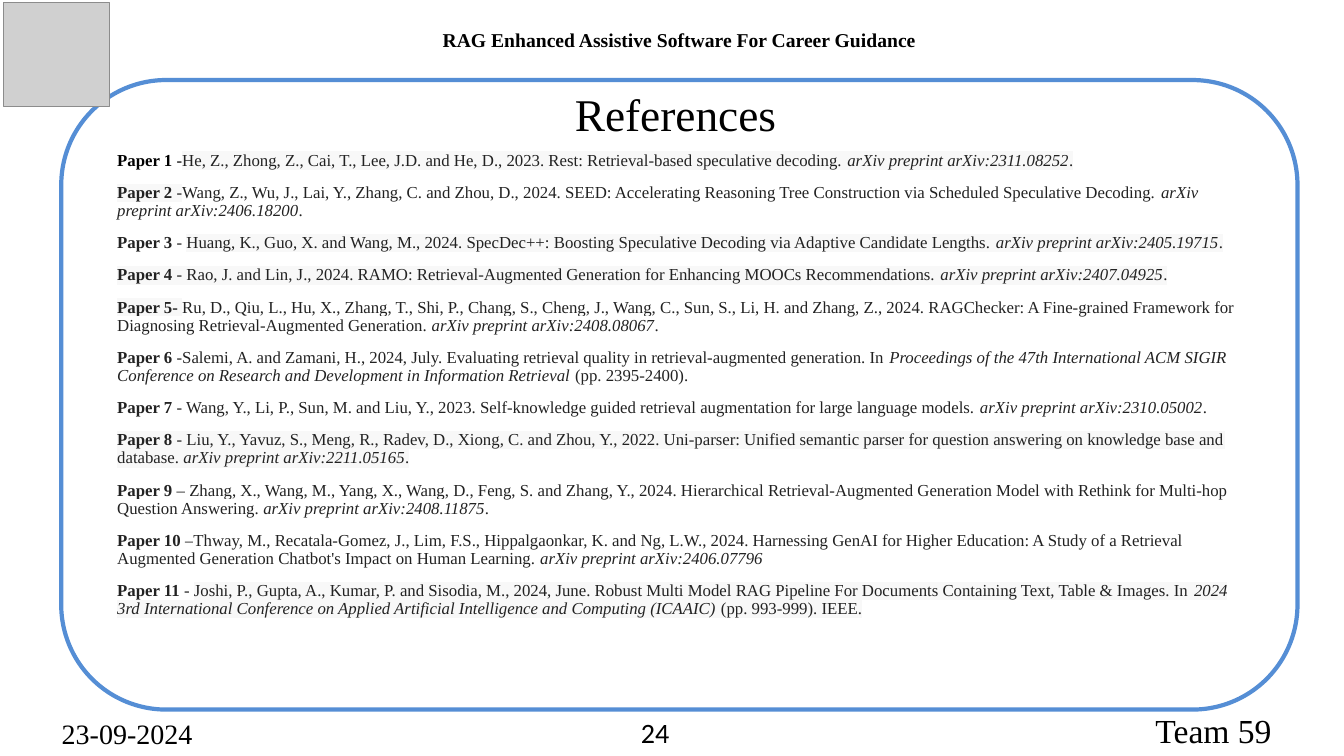
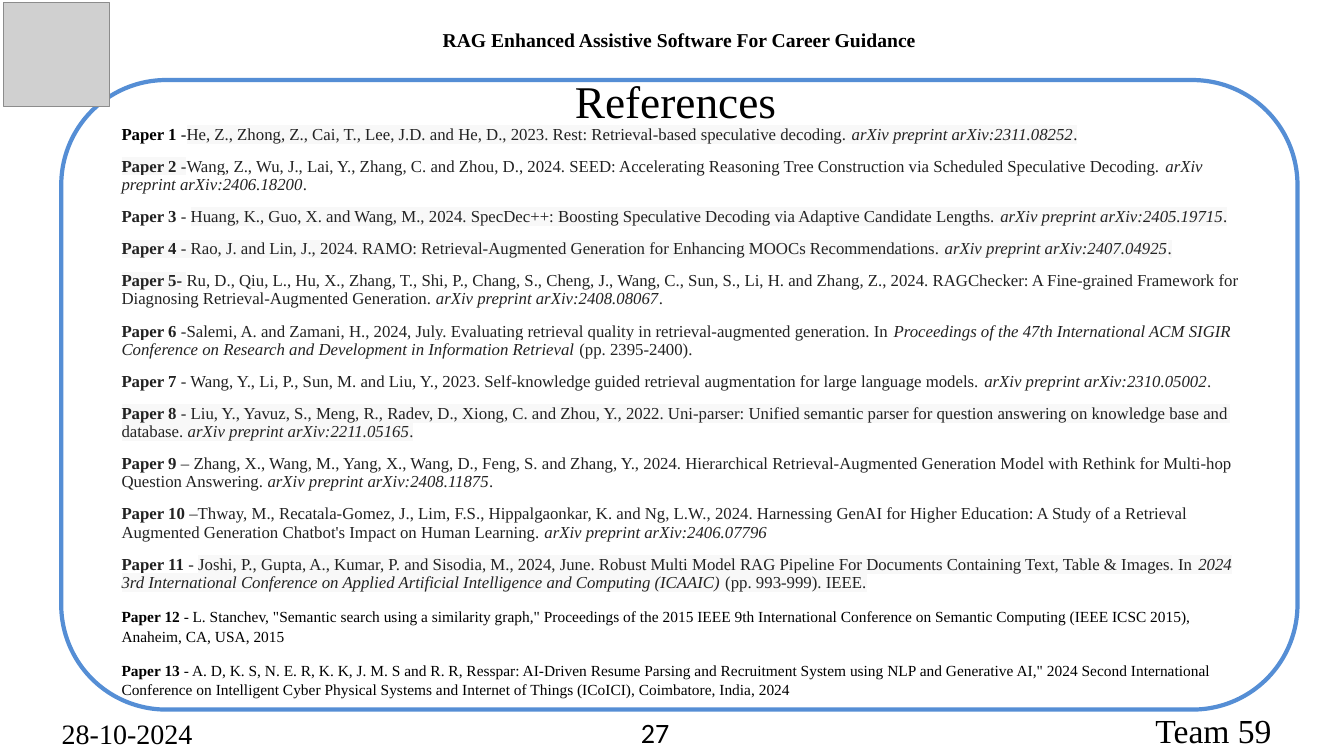
Before and after one commit to akhilswarop/RAG, a slide deck: slide 27 of Review 1/Career Guidance using RAG.pptx (slide 24 before the commit). Drawn at 1344x756 pixels with LibreOffice and Linux fonts; fonts in the diff are those of the drawing; grey boxes stand for pictures. Boxes give left, top, right and bottom in pixels: in the first picture for what was removed or moved away, otherwise in the second. Text is boxed around its words. In the diff, an @@ line names an element or a change of style, - is before the commit and + after.

```diff
--- a/Review 1/Career Guidance using RAG.pptx
+++ b/Review 1/Career Guidance using RAG.pptx
@@ title "References": place and size @@
-title "References" at (575, 99, 776, 132)
+title "References" at (575, 86, 776, 119)
@@ subtitle "Paper 1 -He, Z., Zhong, ...": place and size @@
-subtitle "Paper 1 -He, Z., Zhong, ..." at (117, 154, 1234, 618)
+subtitle "Paper 1 -He, Z., Zhong, ..." at (122, 128, 1239, 699)
@@ subtitle at (122, 611, 1210, 699): paragraphs added @@
+Paper 12 - L. Stanchev, "Semantic search using a similarity graph," Proceedings of the 2015 IEEE 9th International Conference on Semantic Computing (IEEE ICSC 2015), Anaheim, CA, USA, 2015
+Paper 13 - A. D, K. S, N. E. R, K. K, J. M. S and R. R, Resspar: AI-Driven Resume Parsing and Recruitment System using NLP and Generative AI," 2024 Second International Conference on Intelligent Cyber Physical Systems and Internet of Things (ICoICI), Coimbatore, India, 2024
@@ text at (62, 725, 193, 745): text changed @@
-23-09-2024
+28-10-2024
@@ page number at (641, 725, 669, 743): text changed @@
-24
+27
```
Also in this commit, not shown: 23 other slides changed, 3 slides added, 1 other file.
